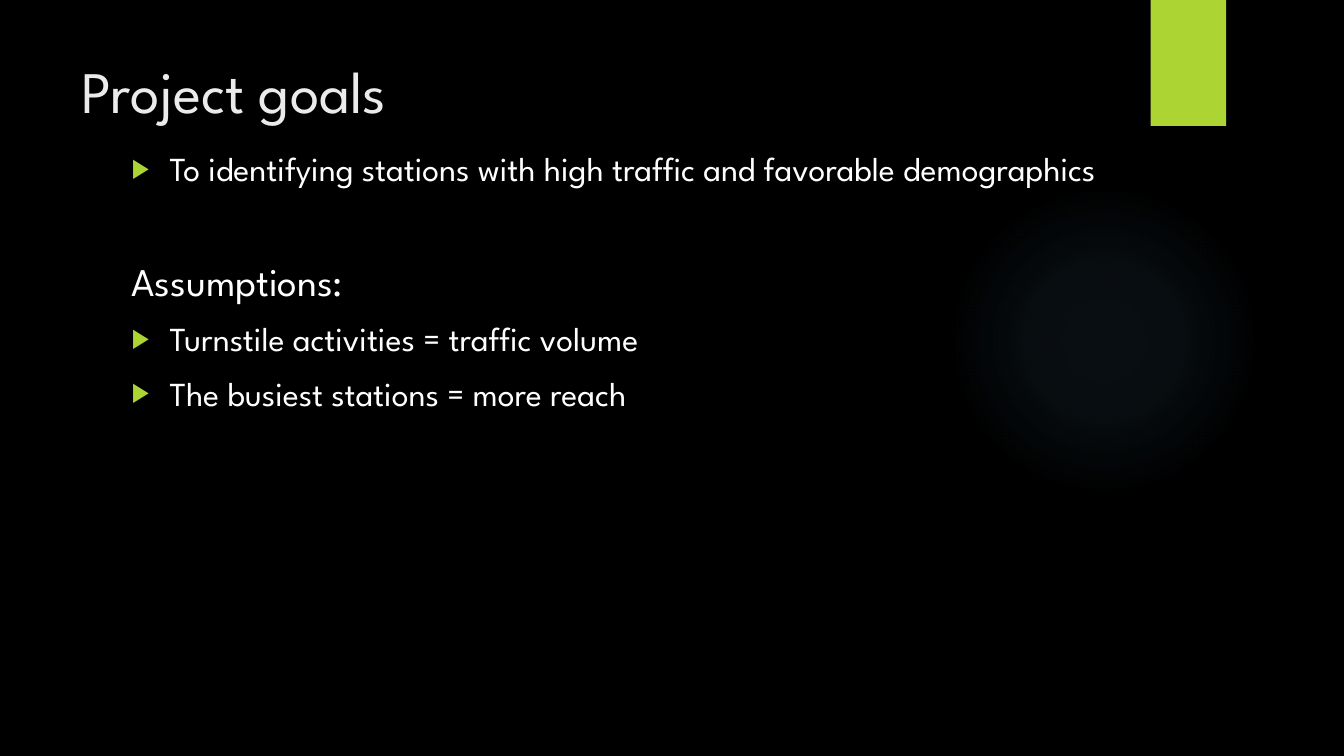
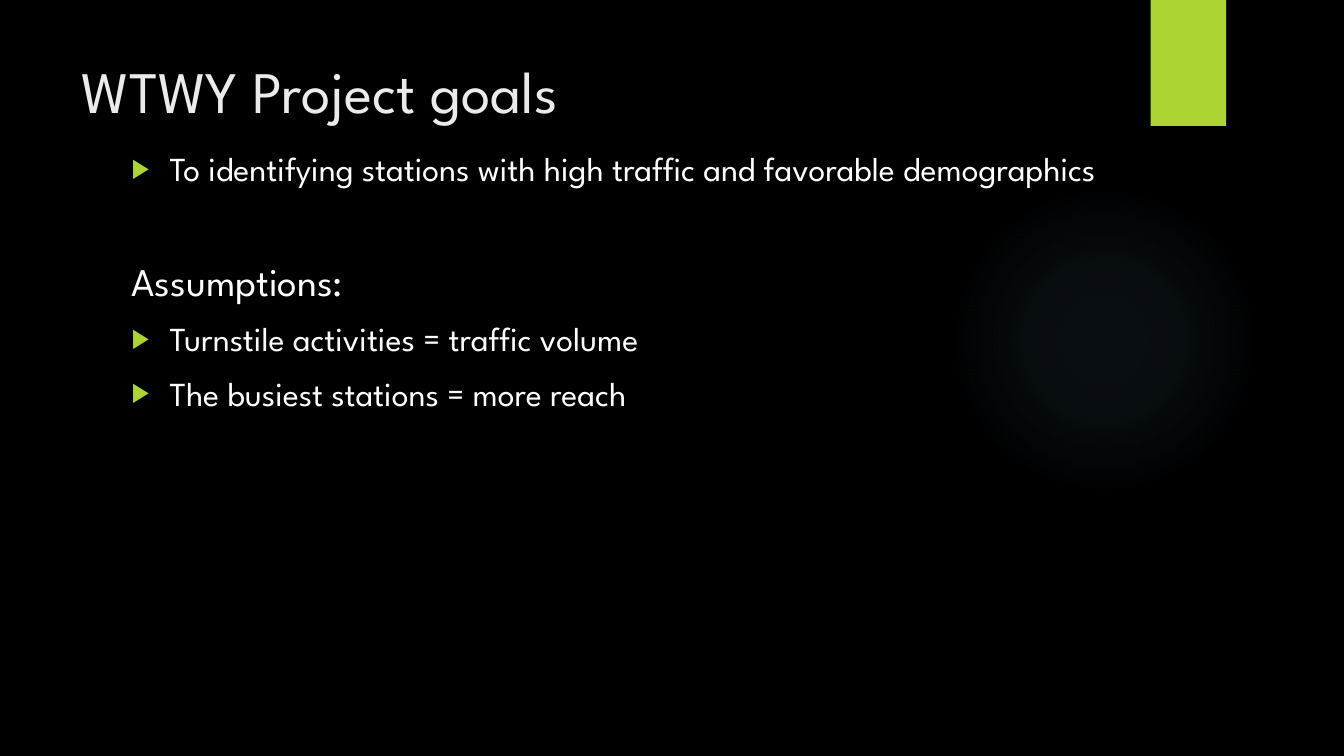
Before and after one commit to JNYH/projectbenson, a slide deck: slide 2 of OptimizeStreetTeamDeployment.pptx. Drawn at 1344x756 pixels with LibreOffice and Linux fonts; fonts in the diff are those of the drawing; background and template pictures are left out. Boxes give left, top, right and bottom in pixels: in the first picture for what was removed or moved away, otherwise in the second. Text is boxed around its words. In the diff, an @@ line names an element or a change of style, - is before the commit and + after.

```diff
--- a/OptimizeStreetTeamDeployment.pptx
+++ b/OptimizeStreetTeamDeployment.pptx
@@ title at (x1=81, y1=72, x2=557, y2=126): text changed @@
-Project goals
+WTWY Project goals
```
Also in this commit, not shown: 8 other slides changed.
